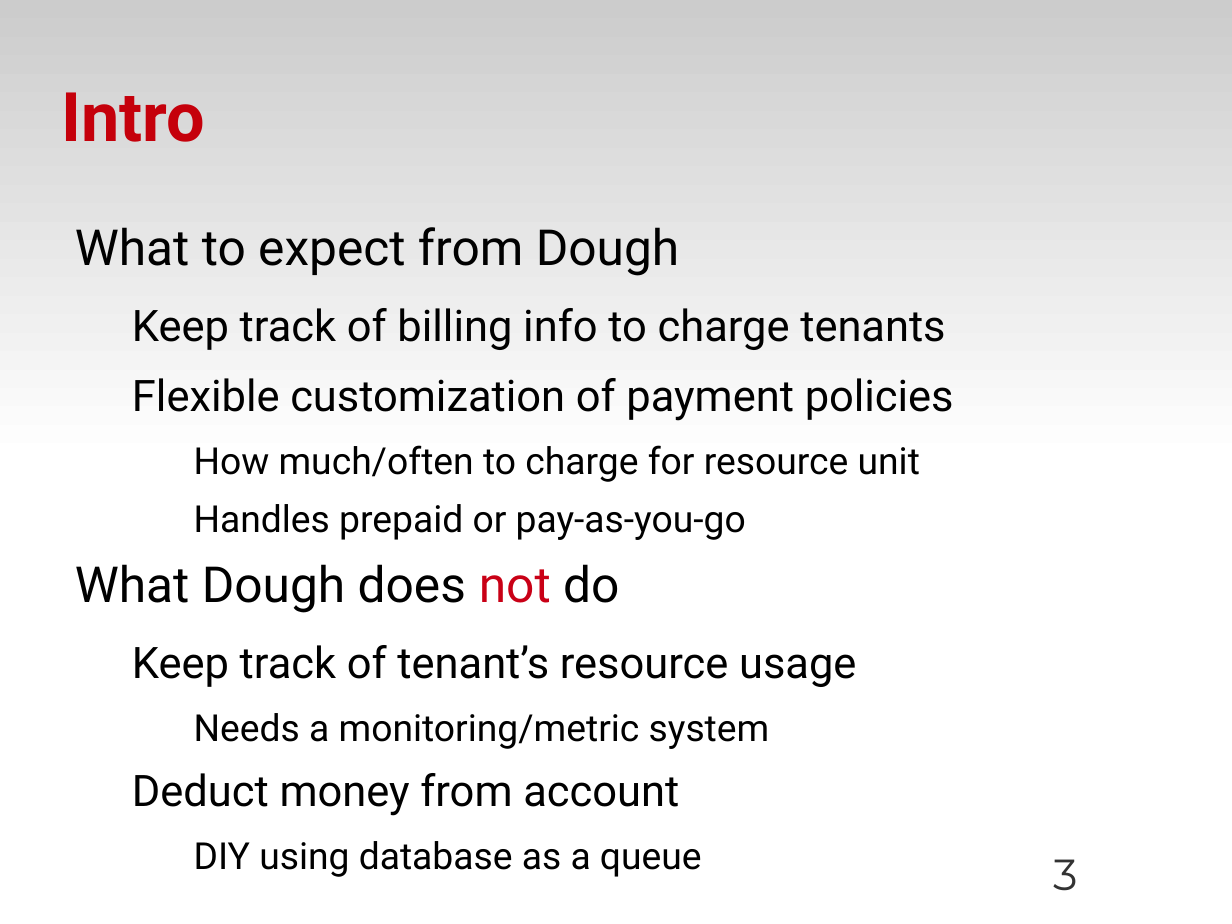
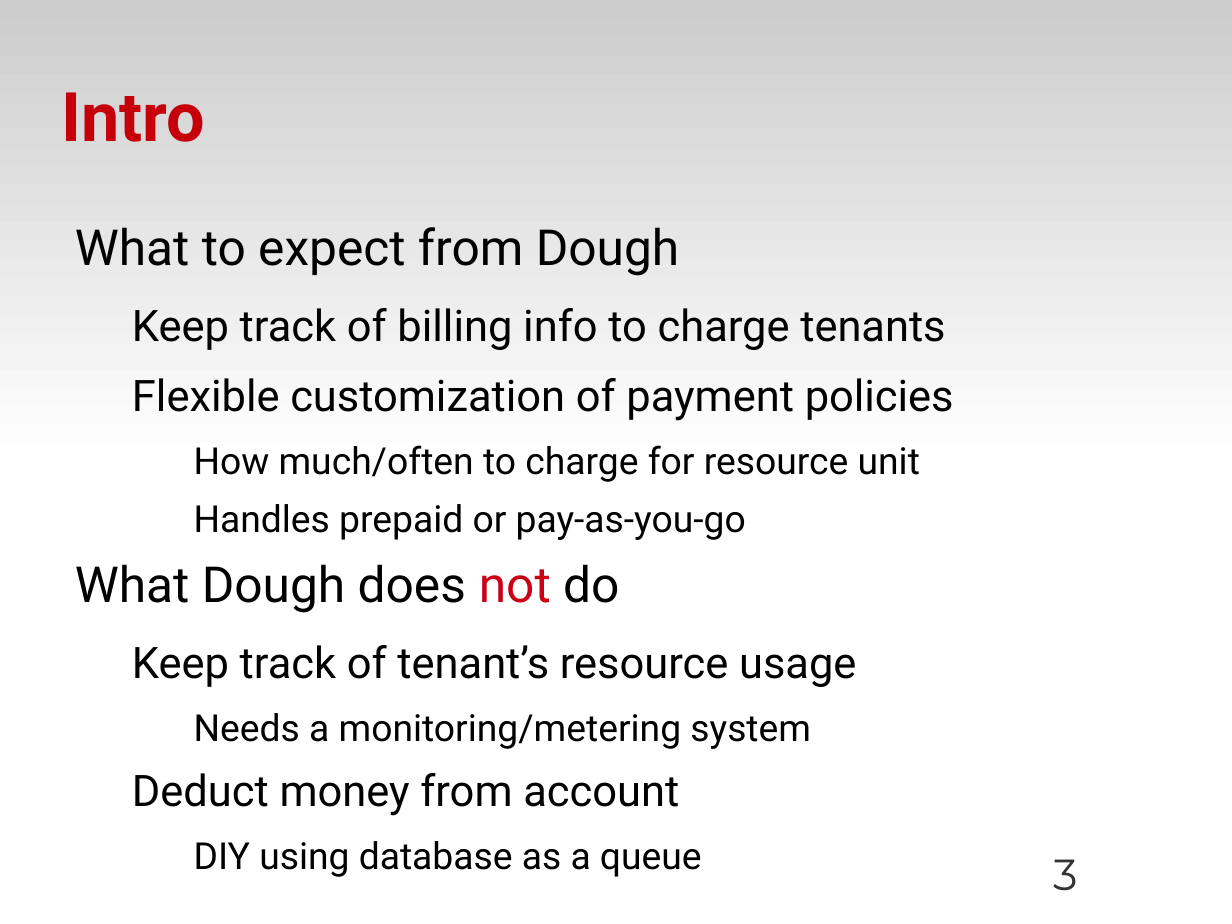
Before and after one commit to zyluo/talk-OSDS-2012, a slide deck: slide 3 of OSDS-2012-SF-dough-LZY.odp. Drawn at 1232x924 pixels with LibreOffice and Linux fonts; fonts in the diff are those of the drawing; background and template pictures are left out. Boxes give left, top, right and bottom in pixels: in the first picture for what was removed or moved away, otherwise in the second. Text is boxed around its words. In the diff, an @@ line names an element or a change of style, - is before the commit and + after.

Commit message:
Add design concepts, fix typos

```diff
--- a/OSDS-2012-SF-dough-LZY.odp
+++ b/OSDS-2012-SF-dough-LZY.odp
@@ text at (x1=194, y1=713, x2=811, y2=749): text changed @@
-    Needs a monitoring/metric system
+    Needs a monitoring/metering system
```
Also in this commit, not shown: 9 other slides changed, 1 slide added.
